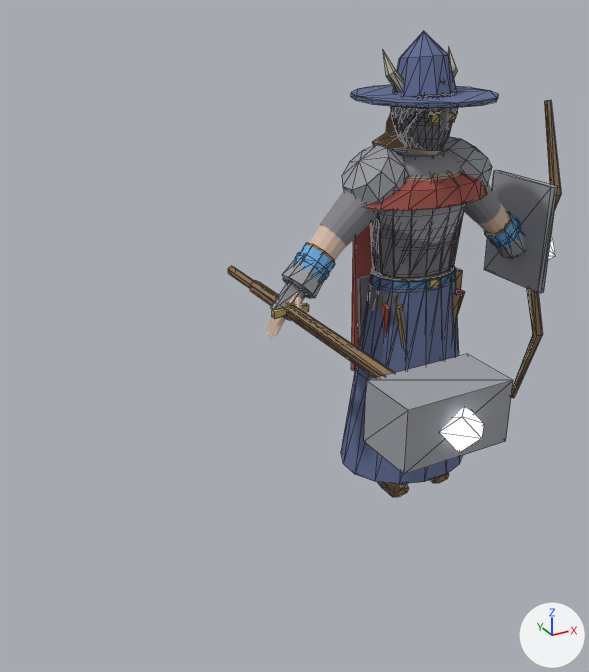
Before and after pictures for a commit that changed the glTF model art/creator/humanoid_slim/export/humanoid_slim_masculine.glb.
One viewpoint serves both versions: a camera (50 mm lens) standing at (-2.16, -2.81, 2.29) and looking at (-0.74, -0.22, 0.99). Lighting does not change. The marker at lower right points along +X, +Y and +Z. The first picture is the older version. Mesh edges are drawn as thin lines on the coarser meshes.

The first picture shows 'humanoid_slim_masculine.001', 'part.back.cape', 'part.head.wide_hat', 'part.offhand.bow', 'part.offhand.shield', 'part.shoulders.mantle', 'part.shoulders.pauldrons', 'part.torso.breastplate', 'part.torso.coat', 'part.torso.robe', 'part.weapon.maul', 'part.weapon.staff', 'part.weapon.sword' and 15 more.
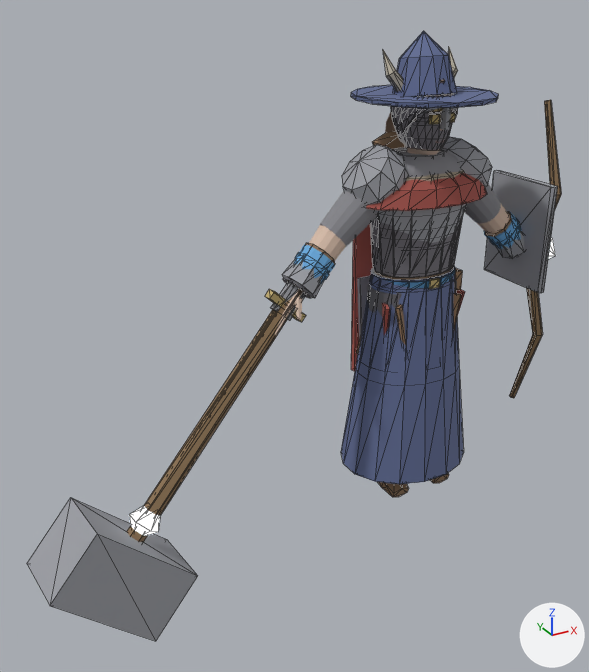
Pixel boxes [x1, y1, x2, y2] of what changed, in the pictures (589 x 672 px; the box of a moved part takes in the faces that stretch with it):
'part.weapon.maul', reshaped
    before: [250, 280, 513, 474]
    after: [27, 290, 302, 641]
'part.weapon.staff', reshaped
    before: [228, 266, 484, 453]
    after: [129, 506, 160, 536]
'part.weapon.sword', reshaped
    before: [272, 303, 309, 319]
    after: [265, 289, 306, 322]
part 2 of me_part_weapon_staff, moved or reshaped (not visible afterwards)
    before: [228, 266, 254, 288]
part 3 of me_part_weapon_staff, added
    after: [129, 506, 160, 536]
part 4 of me_part_weapon_staff, deleted
    before: [440, 408, 484, 453]

The change in detail:
me_part_weapon_maul is used by ob_part_weapon_maul; location (0.0, 0.0, 0.0).
me_part_weapon_maul had 20 vertices, 32 faces and spanned x -0.867..-0.467, y -1.145..0.265, z 0.921..1.141.
me_part_weapon_maul now has 20 vertices, 32 faces and spans x -1.829..-0.44, y -0.306..0.045, z -0.206..1.28.
me_part_weapon_maul part 1: 20 of 20 vertices moved; they spanned x -0.867..-0.467, y -1.145..0.265, z 0.921..1.141 and now span x -1.829..-0.44, y -0.306..0.045, z -0.206..1.28; mean shift (-0.51, 0.541, -0.557).
me_part_weapon_staff is used by ob_part_weapon_staff; location (0.0, 0.0, 0.0).
me_part_weapon_staff had 20 vertices, 32 faces and spanned x -0.74..-0.59, y -1.23..0.51, z 0.97..1.09.
me_part_weapon_staff now has 25 vertices, 42 faces and spans x -1.43..-0.22, y -0.19..0.06, z 0.2..1.52.
me_part_weapon_staff part 2: the loose piece of 12 vertices spanning x -0.69..-0.65, y -1.09..0.51, z 1.01..1.05 is multiplied about its middle by the matrix ((0.747, 0.677, 0.063), (0.0, 0.093, -1.006), (-0.68, 0.744, 0.069)), then moved by (-0.11, 0.25, -0.12).
me_part_weapon_staff part 3: a new loose piece of 13 vertices spanning x -1.43..-1.3, y -0.19..-0.05, z 0.2..0.33, in mat_emissive.
me_part_weapon_staff part 4: the loose piece of 8 vertices spanning x -0.74..-0.59, y -1.23..-1.08, z 0.97..1.09 is deleted.
me_part_weapon_sword is used by ob_part_weapon_sword; location (0.0, 0.0, 0.0).
me_part_weapon_sword had 25 vertices, 38 faces and spanned x -0.747..-0.587, y -0.885..0.025, z 1.016..1.046.
me_part_weapon_sword now has 29 vertices, 46 faces and spans x -1.268..-0.551, y -0.102..0.024, z 0.374..1.158.
me_part_weapon_sword part 5: the whole mesh is rebuilt.
